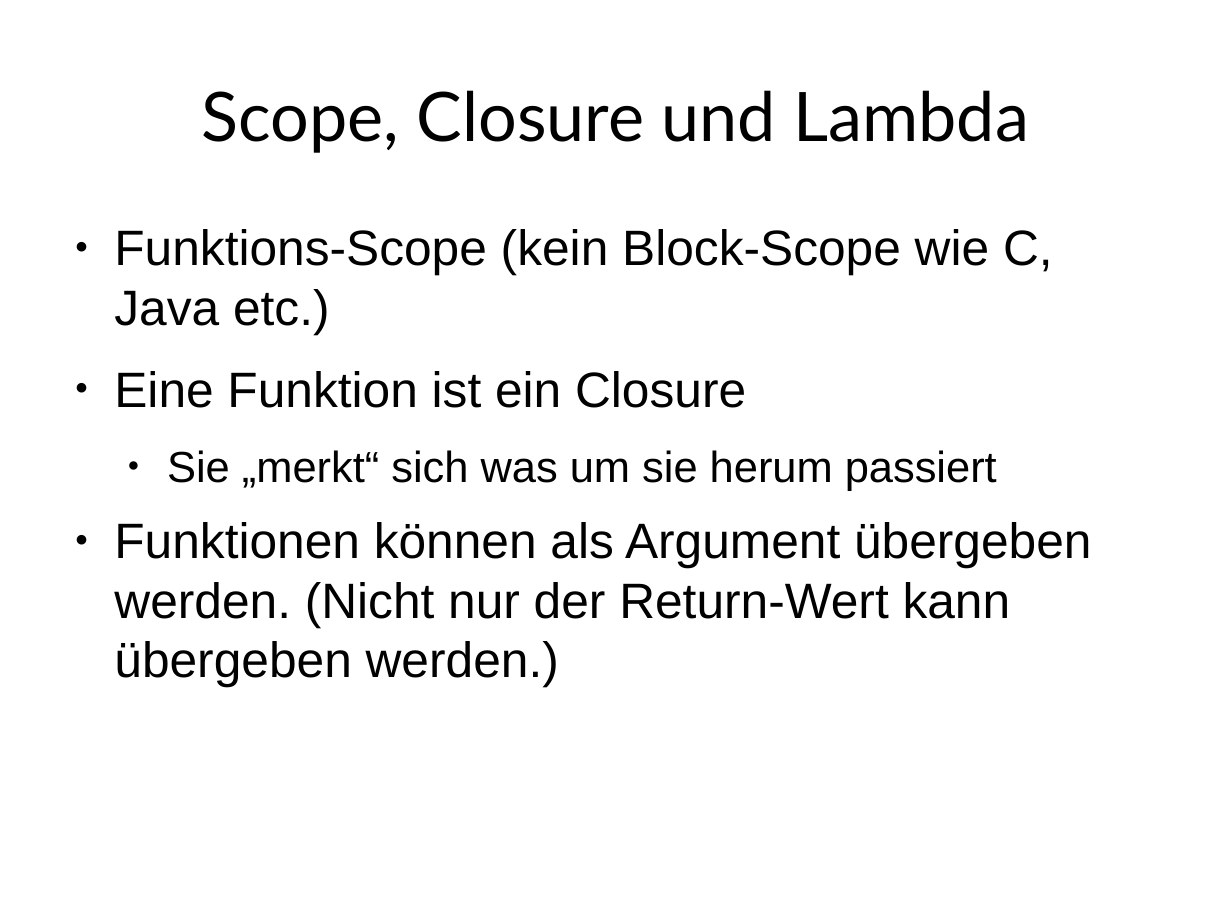
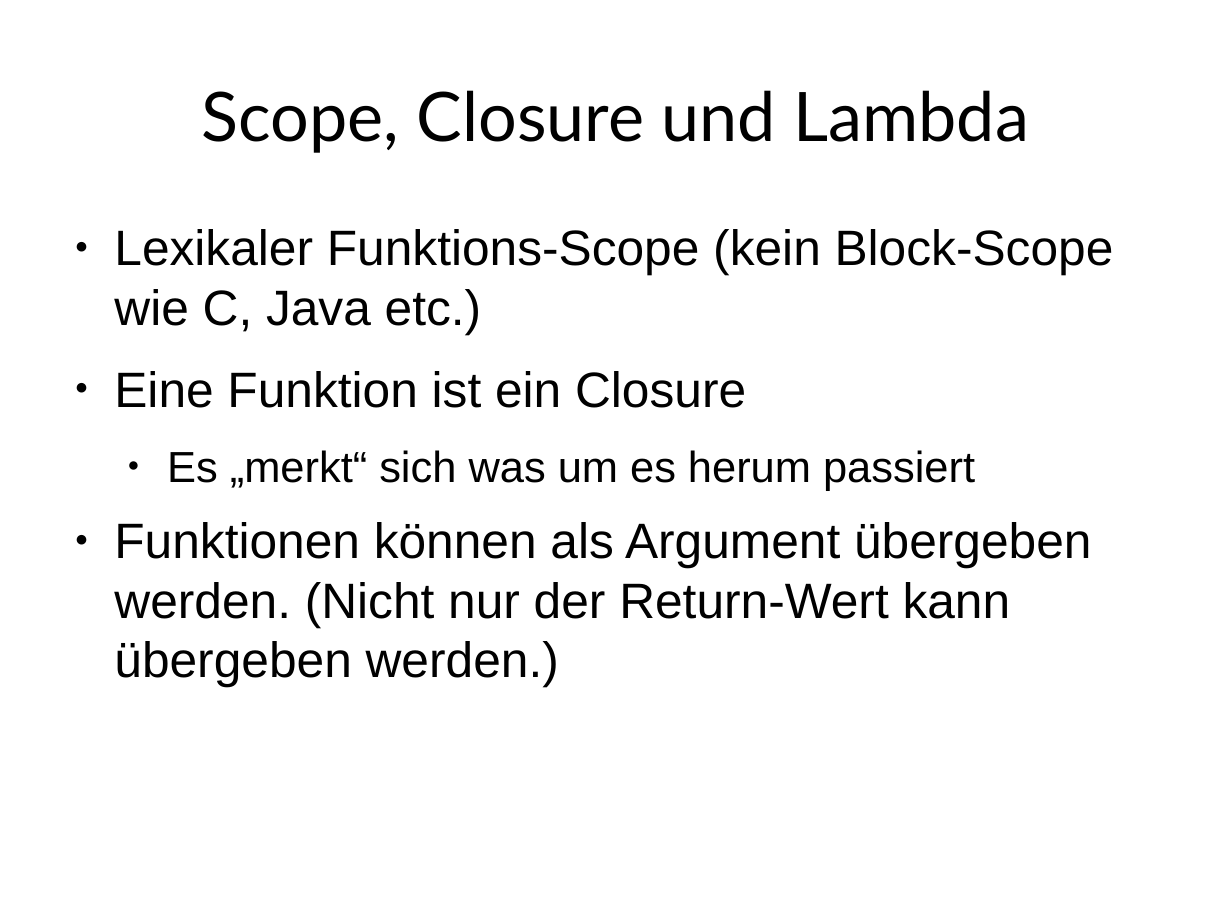
Before and after one commit to Weltraumschaf/Slides, a slide deck: slide 14 of JavaScript-Es_ist_nicht_C/JavaScript-ItsNotC.odp. Drawn at 1232x924 pixels with LibreOffice and Linux fonts; fonts in the diff are those of the drawing. Boxes give left, top, right and bottom in pixels: in the first picture for what was removed or moved away, otherwise in the second. Text is boxed around its words. In the diff, an @@ line names an element or a change of style, - is before the commit and + after.

```diff
--- a/JavaScript-Es_ist_nicht_C/JavaScript-ItsNotC.odp
+++ b/JavaScript-Es_ist_nicht_C/JavaScript-ItsNotC.odp
@@ text at bbox=[114, 229, 1114, 335]: text changed @@
-● Funktions-Scope (kein Block-Scope wie C, Java etc.)
+● Lexikaler Funktions-Scope (kein Block-Scope wie C, Java etc.)
@@ text at bbox=[167, 450, 975, 491]: text changed @@
-  ● Sie „merkt“ sich was um sie herum passiert
+  ● Es „merkt“ sich was um es herum passiert
```
Also in this commit, not shown: 6 other slides changed, 1 other file.
